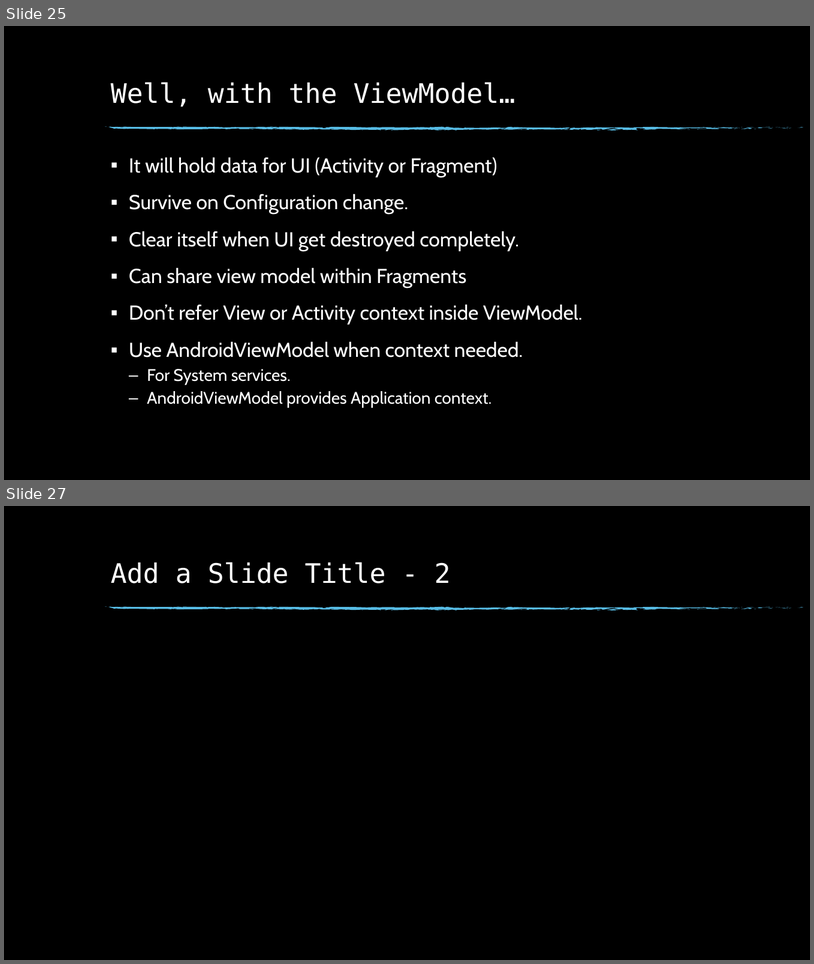
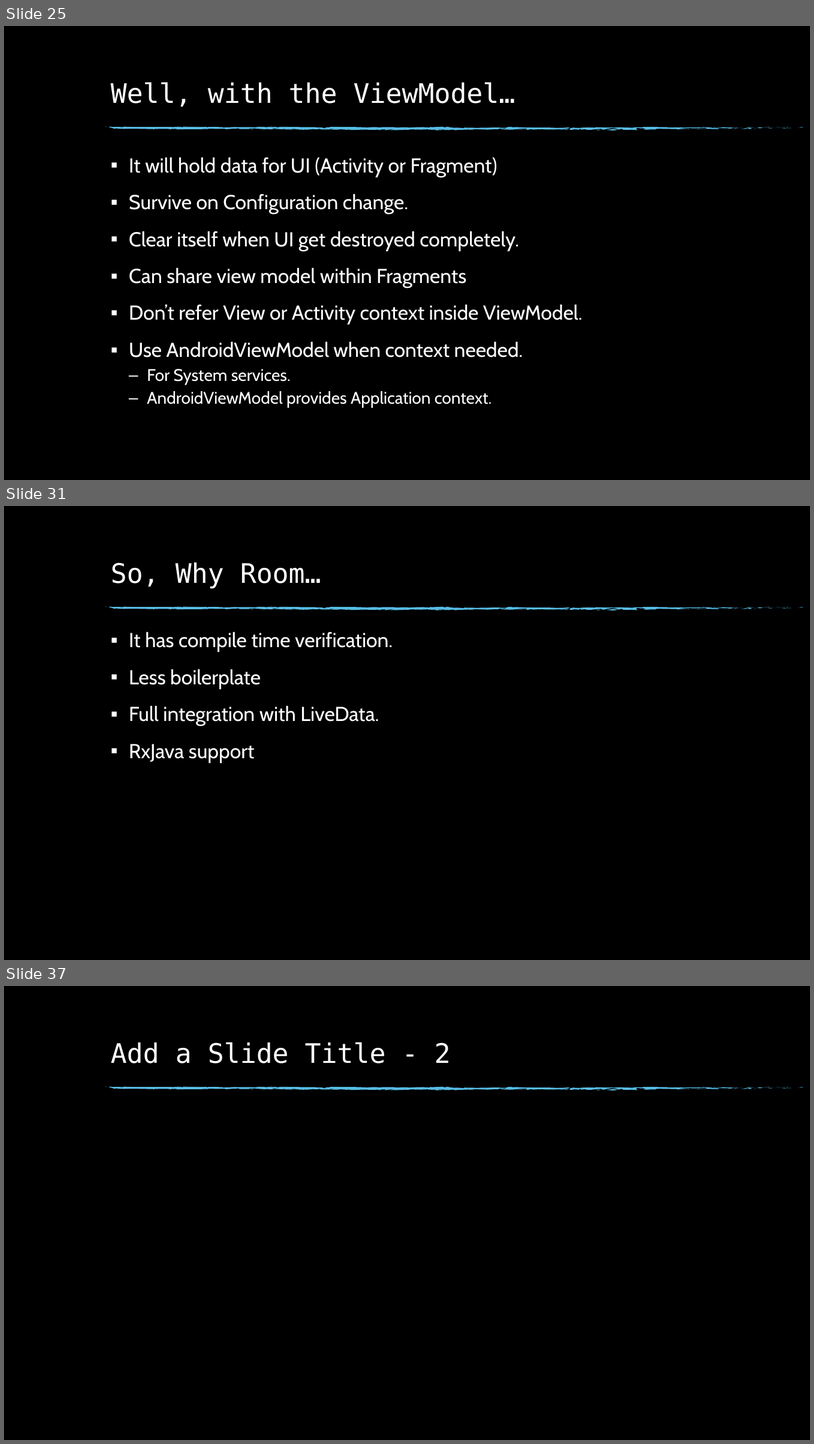
Before and after one commit to sanathe06/meetup2018-02-22, a slide deck: Android Architecture Components.pptx. Shown one above the other, each under a label of ours: slides 25 and 27 before the commit, slides 25, 31 and 37 after it; the slides between them are not shown. The pictures are 814x964 and 814x1444 pixels, drawn with LibreOffice and Linux fonts; fonts in the diff are those of the drawing; background and template pictures are left out. Boxes give left, top, right and bottom in pixels: in the first picture for what was removed or moved away, otherwise in the second. Text is boxed around its words. In the diff, an @@ line names an element or a change of style, - is before the commit and + after.

```diff
--- a/Android Architecture Components.pptx
+++ b/Android Architecture Components.pptx
@@ slide 31 added at <box>4,506,810,960</box>, background picture (left out); not listed: 74 template elements that a slide beside it also shows @@
@@ title added at <box>111,562,321,588</box>, 32 pt, text #FFFFFF @@
+So, Why Room…
@@ text added at <box>129,631,393,763</box>, 24 pt, text #FFFFFF @@
+▪ It has compile time verification.
+▪ Less boilerplate
+▪ Full integration with LiveData.
+▪ RxJava support
@@ what was slide 27 is now slide 37 @@
```
Also in this commit, not shown: 1 slide changed, 9 other slides added, 6 other files.
